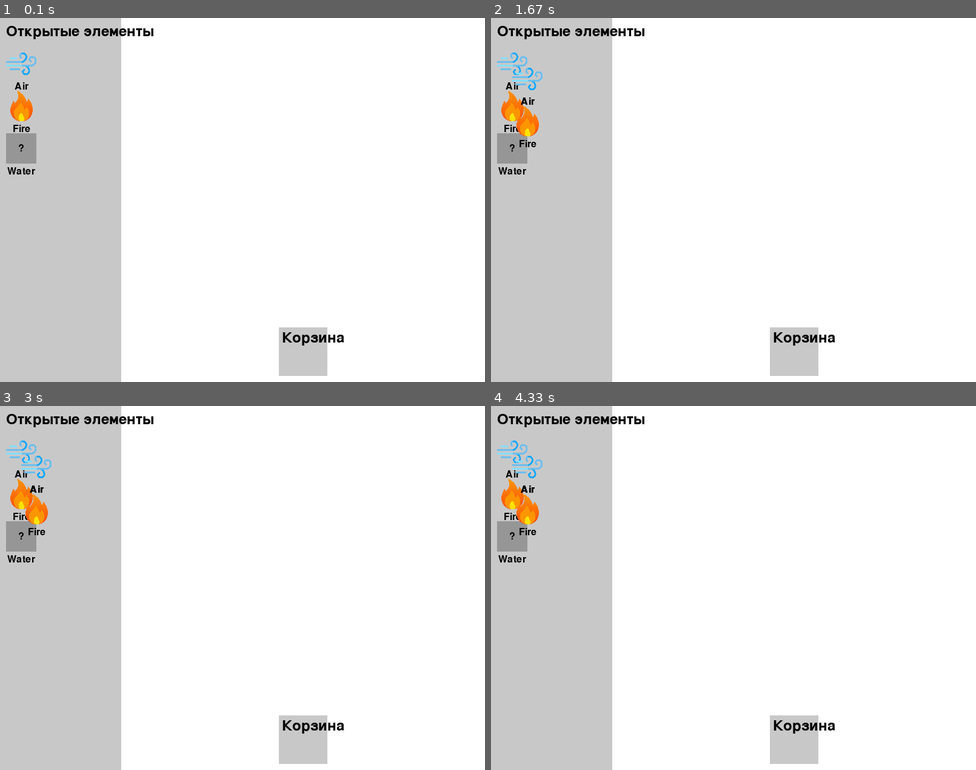
Above: before the commit, frames 1-4 (two rows, left to right).
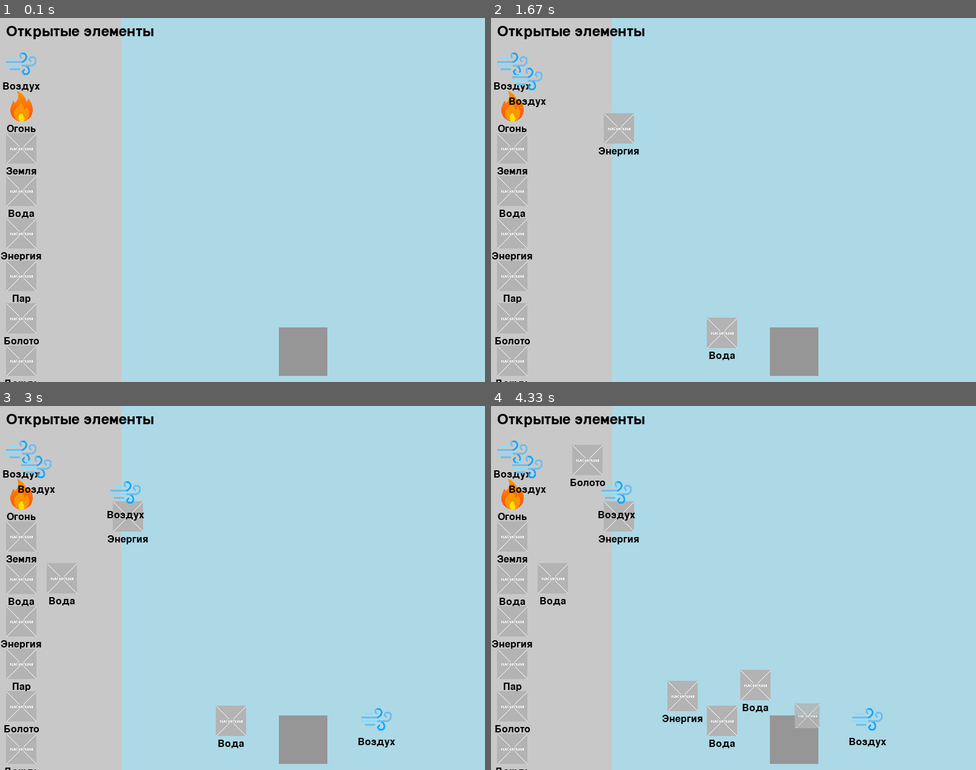
Above: after the commit, the same moments.

Repository: Misha-Mayskiy/pygame-alchemistry
Game: pygame game, started from main.py
Two runs of this game, one before a commit and one after it. Both use one fixed random seed, a clock stepped at 60 frames per second and the inputs below.
Inputs (mouse positions are in pixels of both pictures, inside the frame that each line leads up to):
- Up to frame 1 (0.1 s): no input
- Up to frame 2 (1.67 s): click (510, 61) at 0.38 s; press the mouse at (510, 61) at 0.7 s; move the mouse to (563, 94) at 0.8 s; release the mouse at (617, 127) at 0.93 s; press the mouse at (510, 105) at 1.03 s; move the mouse to (573, 123) at 1.13 s; release the mouse at (631, 141) at 1.27 s; press the mouse at (510, 192) at 1.37 s; move the mouse to (617, 261) at 1.47 s; release the mouse at (723, 331) at 1.6 s
- Up to frame 3 (3 s): press the mouse at (19, 580) at 1.7 s; move the mouse to (38, 577) at 1.8 s; release the mouse at (63, 577) at 1.93 s; press the mouse at (19, 449) at 2.03 s; move the mouse to (198, 584) at 2.13 s; release the mouse at (378, 719) at 2.27 s; press the mouse at (19, 449) at 2.37 s; move the mouse to (101, 493) at 2.47 s; release the mouse at (179, 529) at 2.6 s; press the mouse at (179, 529) at 2.7 s; move the mouse to (150, 511) at 2.8 s; release the mouse at (126, 493) at 2.93 s
- Up to frame 4 (4.33 s): press the mouse at (510, 704) at 3.03 s; move the mouse to (549, 584) at 3.13 s; release the mouse at (588, 460) at 3.27 s; press the mouse at (510, 580) at 3.37 s; move the mouse to (631, 631) at 3.47 s; release the mouse at (752, 686) at 3.6 s; press the mouse at (510, 620) at 3.7 s; move the mouse to (597, 657) at 3.8 s; release the mouse at (685, 697) at 3.93 s; press the mouse at (510, 620) at 4.03 s; move the mouse to (660, 668) at 4.13 s; release the mouse at (806, 715) at 4.27 s

The runs differ from the first frame. In frame 1, 76% of the frame differs, in the area x 0-100%, y 0-100%; in frame 2, 76%; in frame 3, 77%; in frame 4, 77%.

Commit message:
Alpha v0.05

Diff:
--- a/data/elements.json
+++ b/data/elements.json
@@ -1,11 +1,32 @@
 {
-    "elements": [
-        {"name": "Air", "image": "air.png"},
-        {"name": "Fire", "image": "fire.png"},
-        {"name": "Water", "image": "water.png"}
-    ],
-    "combinations": {
-        "Air+Fire": "Energy",
-        "Fire+Water": "Steam"
-    }
+  "elements": [
+    {"name": "Воздух", "image": "air.png"},
+    {"name": "Огонь", "image": "fire.png"},
+    {"name": "Земля", "image": "earth.png"},
+    {"name": "Вода", "image": "water.png"},
+    {"name": "Энергия", "image": "energy.png"},
+    {"name": "Пар", "image": "steam.png"},
+    {"name": "Болото", "image": "swamp.png"},
+    {"name": "Дождь", "image": "rain.png"},
+    {"name": "Пыль", "image": "dust.png"},
+    {"name": "Лава", "image": "lava.png"},
+    {"name": "Жизнь", "image": "life.png"},
+    {"name": "Трава", "image": "grass.png"},
+    {"name": "Дерево", "image": "tree.png"},
+    {"name": "Камень", "image": "stone.png"},
+    {"name": "Металл", "image": "metal.png"}
+  ],
+  "combinations": {
+    "Воздух+Огонь": "Энергия",
+    "Вода+Земля": "Болото",
+    "Огонь+Вода": "Пар",
+    "Воздух+Вода": "Дождь",
+    "Огонь+Земля": "Лава",
+    "Воздух+Земля": "Пыль",
+    "Болото+Энергия": "Жизнь",
+    "Жизнь+Земля": "Трава",
+    "Трава+Вода": "Дерево",
+    "Земля+Огонь": "Камень",
+    "Камень+Огонь": "Металл"
+  }
 }
--- a/main.py
+++ b/main.py
@@ -9,19 +9,22 @@
 # Screen dimensions
 WIDTH, HEIGHT = 800, 600
 screen = pygame.display.set_mode((WIDTH, HEIGHT))
-pygame.display.set_caption("Алхимия")
+pygame.display.set_caption("Игра Алхимия")
 
 # Colors
 WHITE = (255, 255, 255)
 GRAY = (200, 200, 200)
+DARK_GRAY = (150, 150, 150)
+LIGHT_BLUE = (173, 216, 230)
 BLACK = (0, 0, 0)
+TRANSPARENT = (0, 0, 0, 0)
 
 # Fonts
 font = pygame.font.SysFont(None, 24)
 large_font = pygame.font.SysFont(None, 36)
 
 # Load elements and combinations from JSON
-with open("data/elements.json", "r") as file:
+with open("data/elements.json", "r", encoding="utf-8") as file:
     data = json.load(file)
 
 elements = data["elements"]
@@ -29,12 +32,12 @@
 
 # Load placeholder icon
 ELEMENT_SIZE = 50
-placeholder_icon = pygame.Surface((ELEMENT_SIZE, ELEMENT_SIZE))
-placeholder_icon.fill((150, 150, 150))  # Gray background for placeholder
-placeholder_label = font.render("?", True, BLACK)
-label_x = (ELEMENT_SIZE - placeholder_label.get_width()) // 2
-label_y = (ELEMENT_SIZE - placeholder_label.get_height()) // 2
-placeholder_icon.blit(placeholder_label, (label_x, label_y))
+placeholder_path = os.path.join("images", "placeholder.png")
+if os.path.exists(placeholder_path):
+    placeholder_icon = pygame.image.load(placeholder_path)
+    placeholder_icon = pygame.transform.scale(placeholder_icon, (ELEMENT_SIZE, ELEMENT_SIZE))
+else:
+    raise FileNotFoundError("Placeholder image 'placeholder.png' not found in 'images' folder!")
 
 # Load element images
 all_elements = []
@@ -61,6 +64,72 @@
 dragged_element = None
 drag_offset = (0, 0)
 
+# Animation variables
+animations = []  # Holds animations like removal or combination
+
+
+def animate_removal(element):
+    """Animate removal of an element (shrinks and fades out)."""
+    start_pos = element["pos"]
+    duration = 300  # Milliseconds
+    animations.append({
+        "type": "removal",
+        "start_time": pygame.time.get_ticks(),
+        "duration": duration,
+        "element": element,
+        "start_pos": start_pos,
+    })
+
+
+def animate_combination(new_element, pos):
+    """Animate the appearance of a new element (grows and fades in)."""
+    duration = 300
+    animations.append({
+        "type": "combination",
+        "start_time": pygame.time.get_ticks(),
+        "duration": duration,
+        "element": new_element,
+        "pos": pos,
+    })
+
+
+def draw_animations():
+    """Handle animations."""
+    current_time = pygame.time.get_ticks()
+    completed_animations = []
+
+    for anim in animations:
+        elapsed = current_time - anim["start_time"]
+        progress = min(1, elapsed / anim["duration"])
+
+        if anim["type"] == "removal":
+            element = anim["element"]
+            scale = 1 - progress  # Shrinks over time
+            alpha = int(255 * (1 - progress))
+            icon = element["icon"].copy()
+            icon = pygame.transform.scale(icon, (int(ELEMENT_SIZE * scale), int(ELEMENT_SIZE * scale)))
+            icon.set_alpha(alpha)
+            x, y = anim["start_pos"]
+            screen.blit(icon, (x + (ELEMENT_SIZE - icon.get_width()) // 2, y + (ELEMENT_SIZE - icon.get_height()) // 2))
+            if progress == 1:
+                completed_animations.append(anim)
+
+        elif anim["type"] == "combination":
+            element = anim["element"]
+            scale = progress  # Grows over time
+            alpha = int(255 * progress)
+            icon = element["icon"].copy()
+            icon = pygame.transform.scale(icon, (int(ELEMENT_SIZE * scale), int(ELEMENT_SIZE * scale)))
+            icon.set_alpha(alpha)
+            x, y = anim["pos"]
+            screen.blit(icon, (x + (ELEMENT_SIZE - icon.get_width()) // 2, y + (ELEMENT_SIZE - icon.get_height()) // 2))
+            if progress == 1:
+                completed_animations.append(anim)
+
+    for anim in completed_animations:
+        animations.remove(anim)
+
+
 # Main loop
 running = True
 while running:
@@ -76,9 +145,9 @@
                     dragged_element = element
                     drag_offset = (element["pos"][0] - event.pos[0], element["pos"][1] - event.pos[1])
                     if element in all_elements:  # Clone element if dragged from panel
-                        new_element = element.copy()
-                        new_element["pos"] = event.pos
+                        new_element = {"name": element["name"], "icon": element["icon"], "pos": list(event.pos)}
                         field_elements.append(new_element)
+                        dragged_element = new_element  # Update reference to the cloned element
                     break
 
         elif event.type == pygame.MOUSEBUTTONUP:
@@ -87,6 +156,7 @@
                 trash_rect = pygame.Rect(trash_x, trash_y, TRASH_CAN_SIZE, TRASH_CAN_SIZE)
                 if trash_rect.collidepoint(event.pos):
                     if dragged_element in field_elements:
+                        animate_removal(dragged_element)
                         field_elements.remove(dragged_element)
 
                 dragged_element = None
@@ -111,19 +181,16 @@
                             "icon": placeholder_icon,  # Placeholder until custom icon is added
                             "pos": el1["pos"]
                         }
+                        animate_combination(new_element, el1["pos"])
                         field_elements.append(new_element)
                         field_elements.remove(el1)
                         field_elements.remove(el2)
                         break
 
     # Draw background and panels
-    screen.fill(WHITE)
+    screen.fill(LIGHT_BLUE)
     pygame.draw.rect(screen, GRAY, (0, 0, 200, HEIGHT))  # Left panel
-    pygame.draw.rect(screen, GRAY, (trash_x, trash_y, TRASH_CAN_SIZE, TRASH_CAN_SIZE))  # Trash can
-
-    # Draw trash label
-    trash_label = large_font.render("Корзина", True, BLACK)
-    screen.blit(trash_label, (trash_x + 5, trash_y + 5))
+    pygame.draw.rect(screen, DARK_GRAY, (trash_x, trash_y, TRASH_CAN_SIZE, TRASH_CAN_SIZE))  # Trash can
 
     # Draw unlocked elements panel
     unlocked_label = large_font.render("Открытые элементы", True, BLACK)
@@ -144,6 +211,9 @@
         label_y = element["pos"][1] + ELEMENT_SIZE + 5
         screen.blit(label, (label_x, label_y))
 
+    # Draw animations
+    draw_animations()
+
     # Update display
     pygame.display.flip()
 
